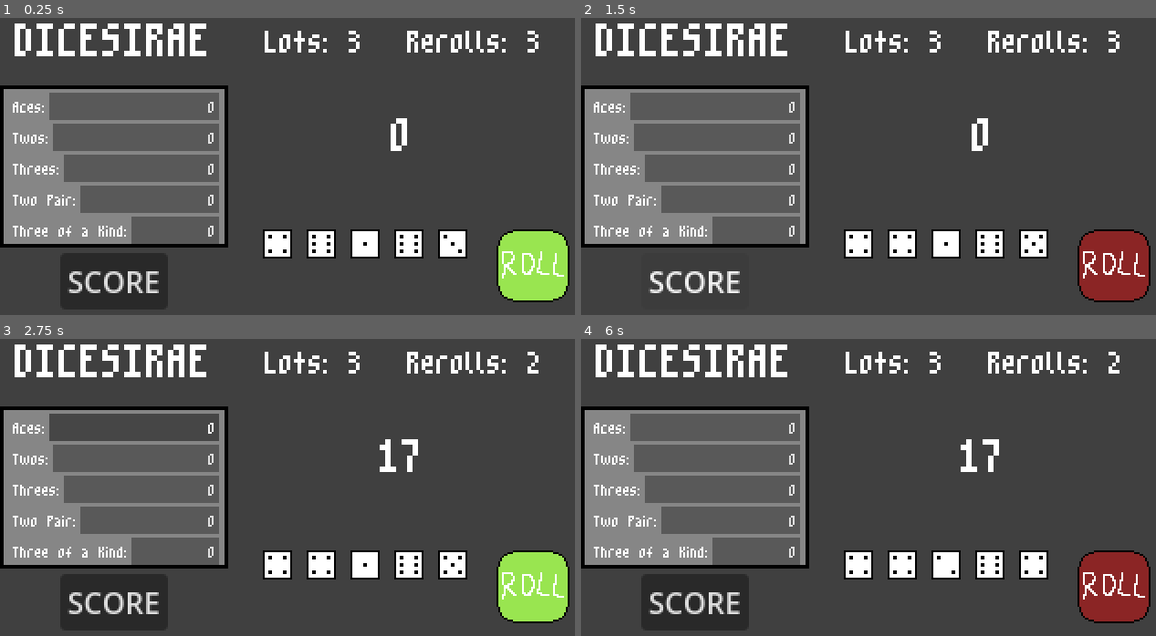
Above: before the commit, frames 1-4 (two rows, left to right).
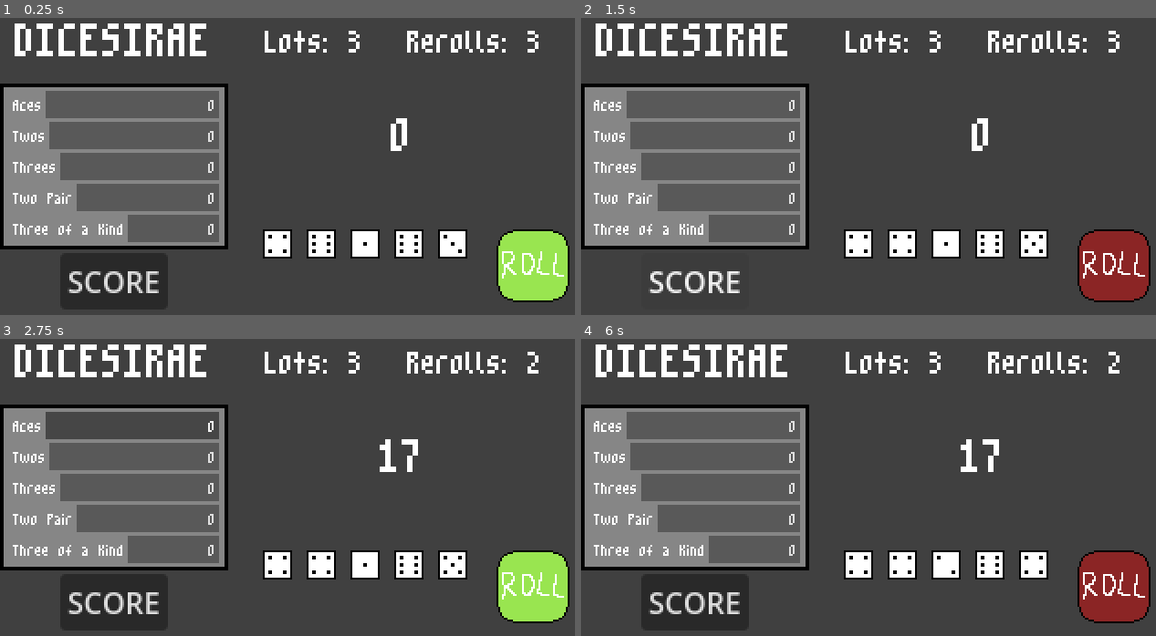
Above: after the commit, the same moments.

Repository: xander6424/DICESIRAE
Game: Godot game, scene res://scenes/main.tscn
The game is run twice, just before and just after one commit, with the same random seed, the same clock (stepped at 60 frames per second) and the same inputs.
Inputs (mouse positions are in pixels of both pictures, inside the frame that each line leads up to):
- Up to frame 1 (0.25 s): no input
- Up to frame 2 (1.5 s): click (1115, 264) at 0.5 s; click "SCORE" at 1.25 s
- Up to frame 3 (2.75 s): click "0" at 2 s
- Up to frame 4 (6 s): click "0" at 2.75 s; click "0" at 3.5 s; click "0" at 4.25 s; click "0" at 5 s; click (1115, 585) at 5.75 s

The runs differ from the first frame. In frame 1, 3.4% of the frame differs, in the area x 0-40%, y 22-78%; in frame 2, 3.4%; in frame 3, 3.4%; in frame 4, 3.4%.

Commit message:
Scorecard Script
Began creating a scorecard script that access the label text of the scorecard.

Diff:
--- /dev/null
+++ b/scenes/scorecard.gd
@@ -0,0 +1,15 @@
+extends Control
+
+@onready var category_label_list = [%CategoryLabel1, %CategoryLabel2, %CategoryLabel3, %CategoryLabel4, %CategoryLabel5]
+@onready var category_button_list = [%CategoryButton1, %CategoryButton2, %CategoryButton3, %CategoryButton4, %CategoryButton5]
+
+var scorecard_info = ["Aces", "Twos", "Threes", "Two Pair", "Three of a Kind"]
+
+func _ready() -> void:
+	var i = 0
+	for category in category_label_list:
+		category.text = scorecard_info[i]
+		i += 1
+
+func _process(delta: float) -> void:
+	pass
--- a/scenes/scorecard.tscn
+++ b/scenes/scorecard.tscn
@@ -1,6 +1,7 @@
 [gd_scene format=3 uid="uid://dxbwxwmifxg8x"]
 
 [ext_resource type="FontFile" uid="uid://dife3qiih4s8x" path="res://assets/m3x6.ttf" id="1_bv5yb"]
+[ext_resource type="Script" uid="uid://fg58pndsglp6" path="res://scenes/scorecard.gd" id="1_fuxe3"]
 
 [sub_resource type="StyleBoxFlat" id="StyleBoxFlat_3ufj2"]
 bg_color = Color(0.5258939, 0.5258941, 0.5258936, 1)
@@ -38,6 +39,7 @@
 anchor_bottom = 1.0
 grow_horizontal = 2
 grow_vertical = 2
+script = ExtResource("1_fuxe3")
 
 [node name="PanelContainer" type="PanelContainer" parent="." unique_id=1914653162]
 custom_minimum_size = Vector2(125, 0)
@@ -55,7 +57,7 @@
 theme_override_constants/margin_left = 5
 theme_override_constants/margin_top = 2
 theme_override_constants/margin_right = 5
-theme_override_constants/margin_bottom = 2
+theme_override_constants/margin_bottom = 4
 
 [node name="VCategoryContainer" type="VBoxContainer" parent="PanelContainer/MarginContainer" unique_id=1523358228]
 layout_mode = 2
@@ -65,6 +67,7 @@
 layout_mode = 2
 
 [node name="CategoryLabel1" type="Label" parent="PanelContainer/MarginContainer/VCategoryContainer/HCategoryContainer1" unique_id=1777881328]
+unique_name_in_owner = true
 layout_mode = 2
 size_flags_horizontal = 0
 theme_override_fonts/font = ExtResource("1_bv5yb")
@@ -72,6 +75,7 @@
 text = "Aces:"
 
 [node name="CategoryButton1" type="Button" parent="PanelContainer/MarginContainer/VCategoryContainer/HCategoryContainer1" unique_id=575975187]
+unique_name_in_owner = true
 layout_mode = 2
 size_flags_horizontal = 3
 theme_override_fonts/font = ExtResource("1_bv5yb")
@@ -86,6 +90,7 @@
 layout_mode = 2
 
 [node name="CategoryLabel2" type="Label" parent="PanelContainer/MarginContainer/VCategoryContainer/HCategoryContainer2" unique_id=1725738941]
+unique_name_in_owner = true
 layout_mode = 2
 size_flags_horizontal = 0
 theme_override_fonts/font = ExtResource("1_bv5yb")
@@ -93,6 +98,7 @@
 text = "Twos:"
 
 [node name="CategoryButton2" type="Button" parent="PanelContainer/MarginContainer/VCategoryContainer/HCategoryContainer2" unique_id=1220625607]
+unique_name_in_owner = true
 layout_mode = 2
 size_flags_horizontal = 3
 theme_override_fonts/font = ExtResource("1_bv5yb")
@@ -107,6 +113,7 @@
 layout_mode = 2
 
 [node name="CategoryLabel3" type="Label" parent="PanelContainer/MarginContainer/VCategoryContainer/HCategoryContainer3" unique_id=90150924]
+unique_name_in_owner = true
 layout_mode = 2
 size_flags_horizontal = 0
 theme_override_fonts/font = ExtResource("1_bv5yb")
@@ -114,6 +121,7 @@
 text = "Threes:"
 
 [node name="CategoryButton3" type="Button" parent="PanelContainer/MarginContainer/VCategoryContainer/HCategoryContainer3" unique_id=1637966389]
+unique_name_in_owner = true
 layout_mode = 2
 size_flags_horizontal = 3
 theme_override_fonts/font = ExtResource("1_bv5yb")
@@ -128,6 +136,7 @@
 layout_mode = 2
 
 [node name="CategoryLabel4" type="Label" parent="PanelContainer/MarginContainer/VCategoryContainer/HCategoryContainer4" unique_id=1369870935]
+unique_name_in_owner = true
 layout_mode = 2
 size_flags_horizontal = 0
 theme_override_fonts/font = ExtResource("1_bv5yb")
@@ -135,6 +144,7 @@
 text = "Two Pair:"
 
 [node name="CategoryButton4" type="Button" parent="PanelContainer/MarginContainer/VCategoryContainer/HCategoryContainer4" unique_id=1487140658]
+unique_name_in_owner = true
 layout_mode = 2
 size_flags_horizontal = 3
 theme_override_fonts/font = ExtResource("1_bv5yb")
@@ -149,6 +159,7 @@
 layout_mode = 2
 
 [node name="CategoryLabel5" type="Label" parent="PanelContainer/MarginContainer/VCategoryContainer/HCategoryContainer5" unique_id=1315914761]
+unique_name_in_owner = true
 layout_mode = 2
 size_flags_horizontal = 0
 theme_override_fonts/font = ExtResource("1_bv5yb")
@@ -156,6 +167,7 @@
 text = "Three of a Kind:"
 
 [node name="CategoryButton5" type="Button" parent="PanelContainer/MarginContainer/VCategoryContainer/HCategoryContainer5" unique_id=1459513618]
+unique_name_in_owner = true
 layout_mode = 2
 size_flags_horizontal = 3
 theme_override_fonts/font = ExtResource("1_bv5yb")
Not shown, added: scenes/scorecard.gd.uid
